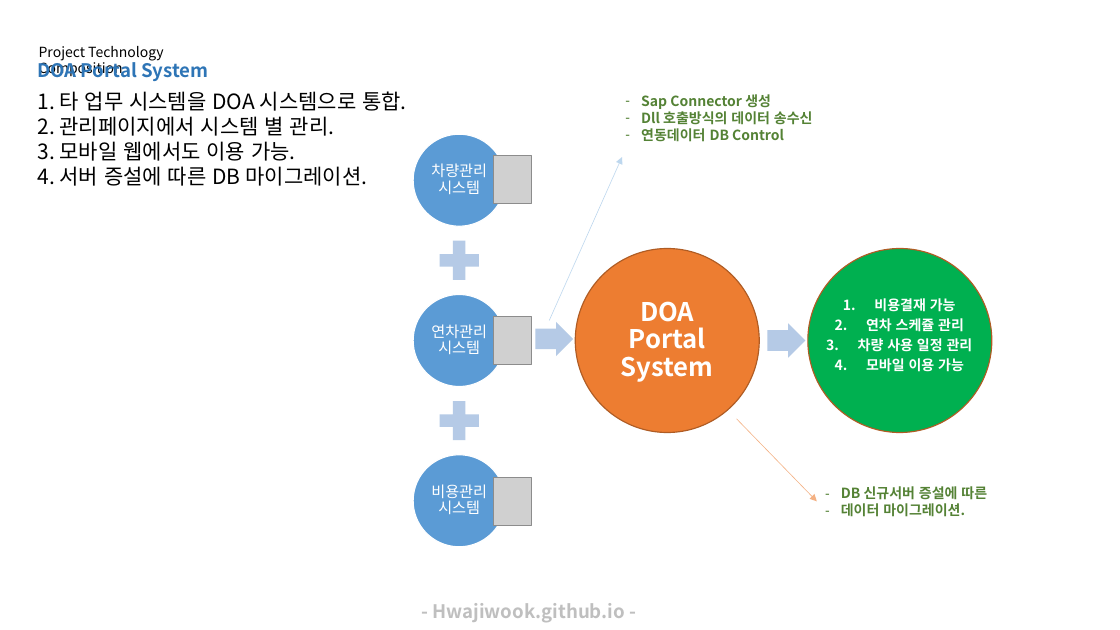
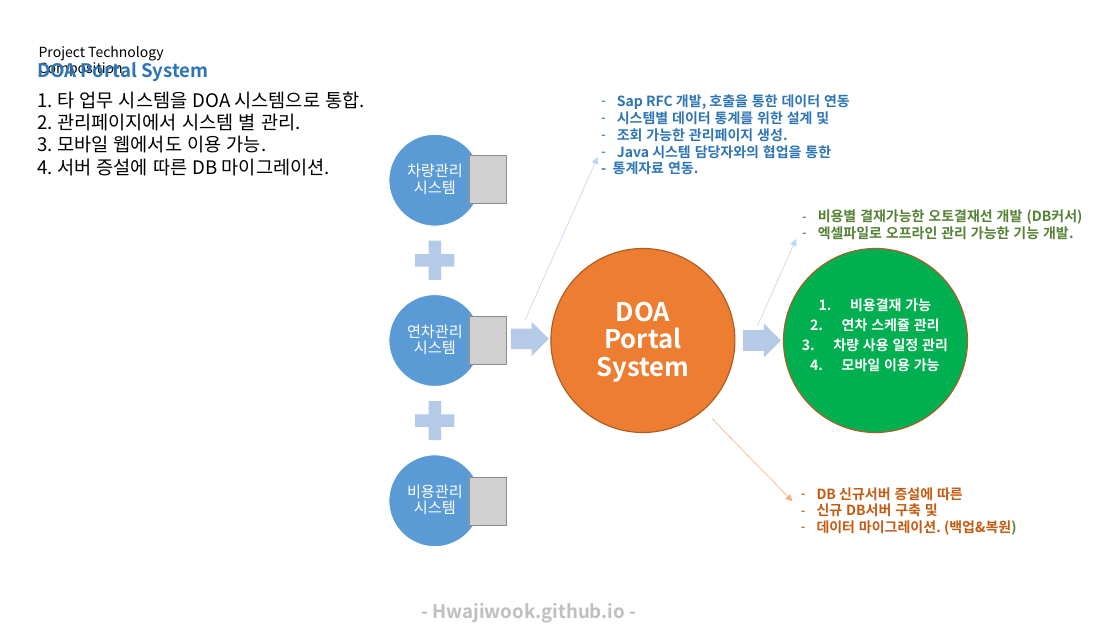
Before and after one commit to hwajiwook/hwajiwook.github.io, a slide deck: slide 1 of assets/document/소니코리아 DOA 시스템 개발.pptx. Drawn at 1120x630 pixels with LibreOffice and Linux fonts; fonts in the diff are those of the drawing; grey boxes stand for pictures. Boxes give left, top, right and bottom in pixels: in the first picture for what was removed or moved away, otherwise in the second. Text is boxed around its words. In the diff, an @@ line names an element or a change of style, - is before the commit and + after.

```diff
--- a/assets/document/소니코리아 DOA 시스템 개발.pptx
+++ b/assets/document/소니코리아 DOA 시스템 개발.pptx
@@ text "1. 타 업무 시스템을 DOA ..." at [37,91,365,176]: size 18 to 16 pt @@
@@ text at [613,94,850,175]: text changed; text colour #548235 to #2E75B6 @@
-– Sap Connector 생성
-– Dll 호출방식의 데이터 송수신
-– 연동데이터 DB Control
+– Sap RFC 개발, 호출을 통한 데이터 연동
+– 시스템별 데이터 통계를 위한 설계 및
+– 조회 가능한 관리페이지 생성.
+– Java 시스템 담당자와의 협업을 통한
+- 통계자료 연동.
@@ text added at [818,209,1083,240], 12 pt, text #548235, bold @@
+– 비용별 결재가능한 오토결재선 개발 (DB커서)
+– 엑셀파일로 오프라인 관리 가능한 기능 개발.
@@ arrow added from (758, 326) to (797, 239), #BDD7EE 0.5 pt @@
@@ 5 texts, 5 ellipses, 3 pictures, 2 right arrows, 2 arrows, 2 plus signs: place and size @@
-5 texts, 5 ellipses, 3 pictures, 2 right arrows, 2 arrows, 2 plus signs at [413,134,992,547]
+5 texts, 5 ellipses, 3 pictures, 2 right arrows, 2 arrows, 2 plus signs at [389,134,968,547]
@@ text "DB 신규서버 증설에 따른": place and size @@
-text "DB 신규서버 증설에 따른" at [841,486,987,517]
+text "DB 신규서버 증설에 따른" at [817,487,1016,535]
@@ text at [817,503,1016,535]: text changed; text colour #548235 to #C55A11 @@
-– 데이터 마이그레이션.
+– 신규 DB서버 구축 및
+– 데이터 마이그레이션. (백업&복원)
@@ text at [817,487,963,501]: text colour #548235 to #C55A11 in "DB 신규서버 증설에 따른" @@
```
Also in this commit, not shown: 1 other file.
